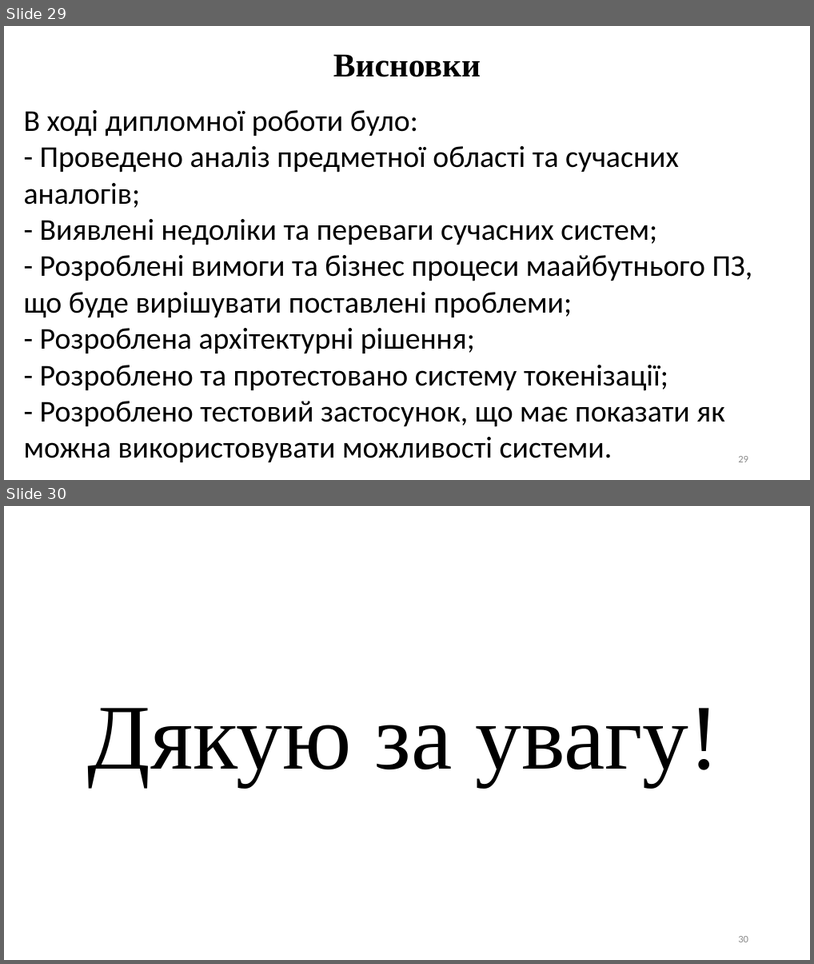
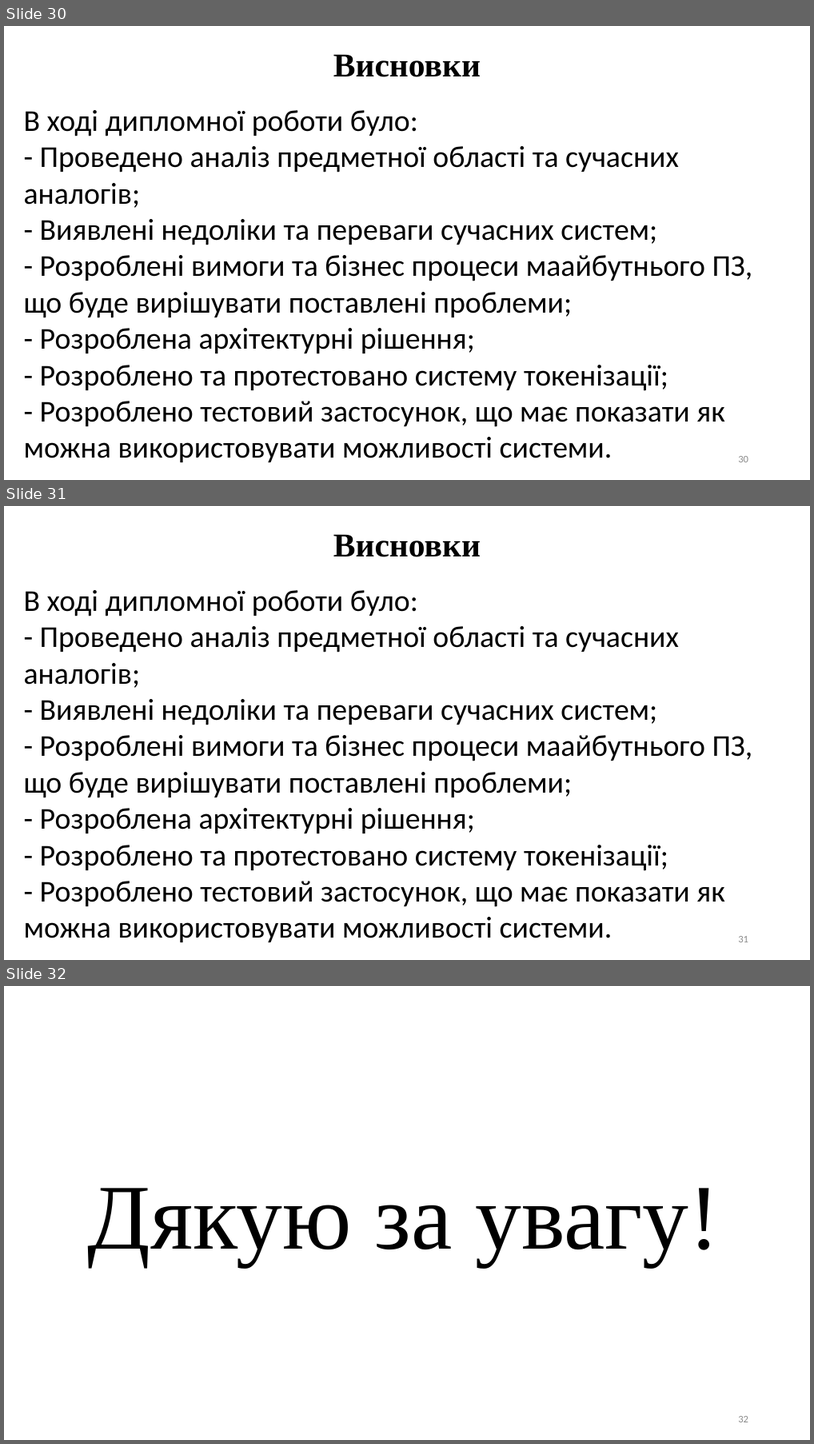
Before and after one commit to Lenartov/source, a slide deck: Диплом/Диплом презентація.pptx. Shown one above the other, each under a label of ours: slides 29 and 30 before the commit, slides 30, 31 and 32 after it. The pictures are 814x964 and 814x1444 pixels, drawn with LibreOffice and Linux fonts; fonts in the diff are those of the drawing. Boxes give left, top, right and bottom in pixels: in the first picture for what was removed or moved away, otherwise in the second. Text is boxed around its words. In the diff, an @@ line names an element or a change of style, - is before the commit and + after.

```diff
--- a/Диплом/Диплом презентація.pptx
+++ b/Диплом/Диплом презентація.pptx
@@ slide 31 added at bbox=[4, 506, 810, 960], background #FFFFFF @@
@@ text added at bbox=[334, 534, 481, 557], 39.6 pt, text #000000, bold @@
+Висновки
@@ text added at bbox=[24, 590, 754, 942], 36 pt, text #000000 @@
+В ході дипломної роботи було:
+- Проведено аналіз предметної області та сучасних аналогів;
+- Виявлені недоліки та переваги сучасних систем;
+- Розроблені вимоги та бізнес процеси маайбутнього ПЗ, що буде вирішувати поставлені проблеми;
+- Розроблена архітектурні рішення;
+- Розроблено та протестовано систему токенізації;
+- Розроблено тестовий застосунок, що має показати як можна використовувати можливості системи.
@@ page number added at bbox=[738, 936, 749, 942], 12 pt, text #8C8C8C @@
+31
@@ what was slide 29 is now slide 30 @@
@@ page number at bbox=[738, 456, 749, 462]: text changed @@
-29
+30
@@ what was slide 30 is now slide 32 @@
@@ page number at bbox=[738, 1416, 749, 1422]: text changed @@
-30
+32
```
Also in this commit, not shown: 1 slide changed, 1 other slide added.
